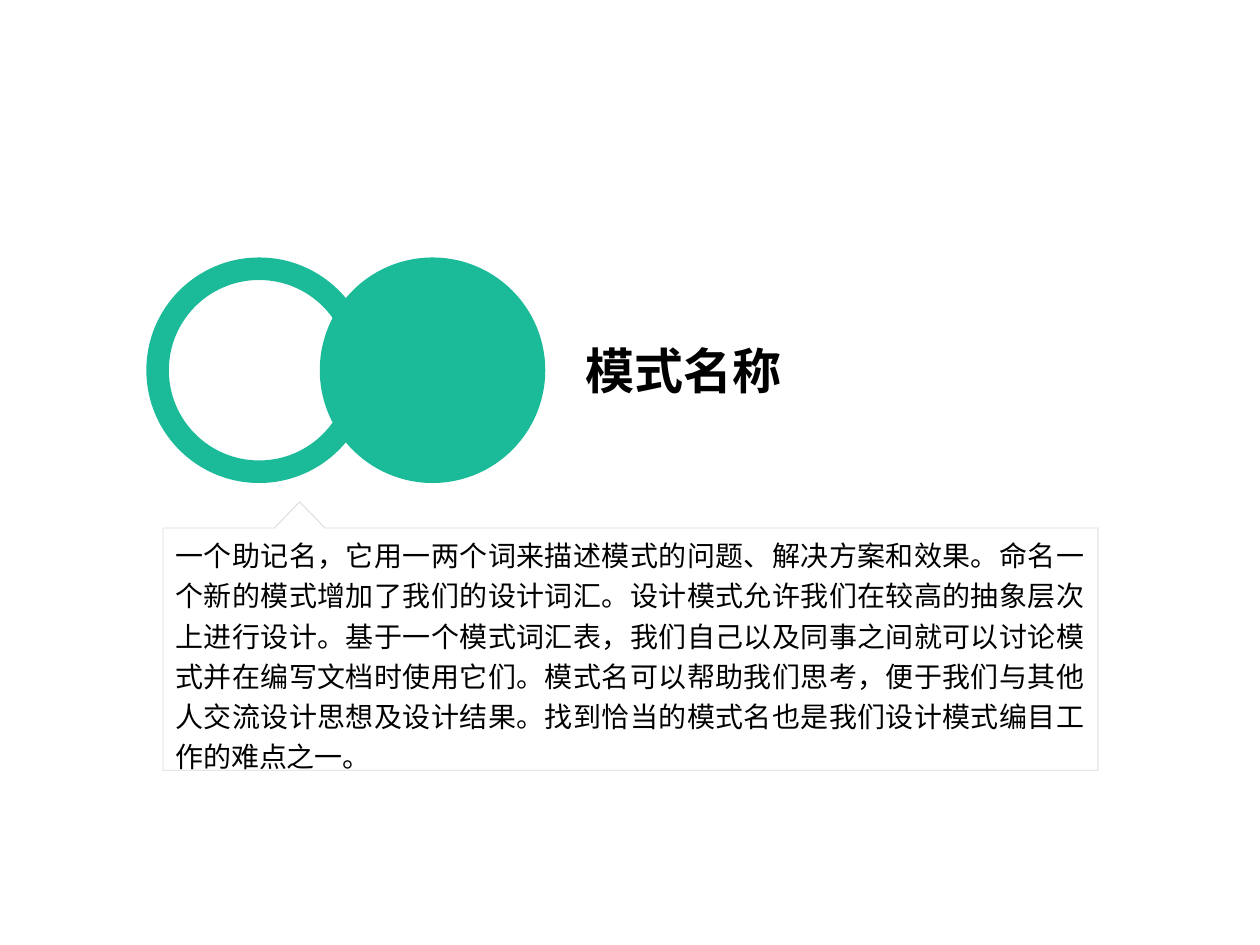
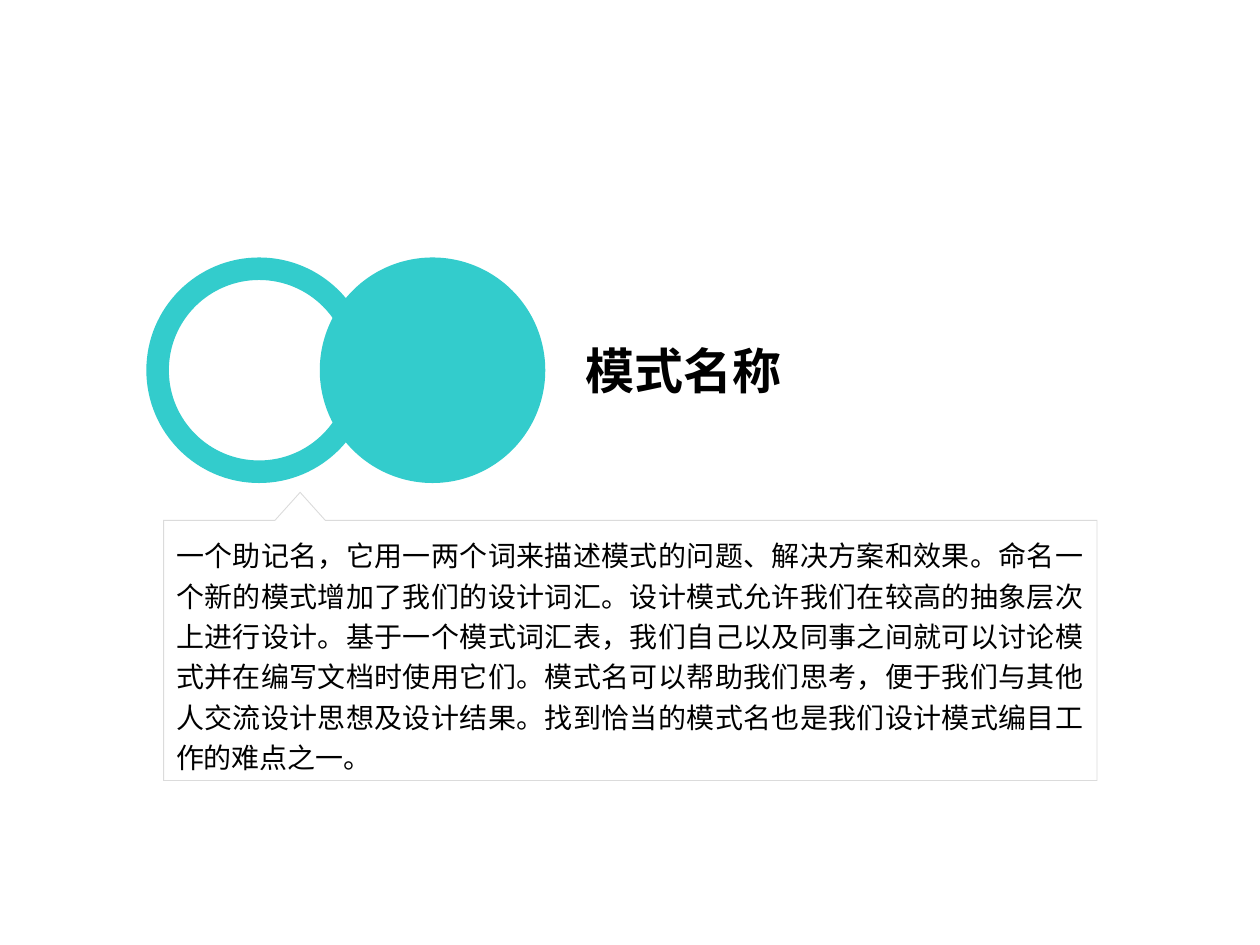
Before and after one commit to PlumpMath/DesignPattern-108, a slide deck: slide 4 of doc/Design Pattern.ppt. Drawn at 1260x945 pixels with LibreOffice and Linux fonts; fonts in the diff are those of the drawing. Boxes give left, top, right and bottom in pixels: in the first picture for what was removed or moved away, otherwise in the second. Text is boxed around its words. In the diff, an @@ line names an element or a change of style, - is before the commit and + after.

```diff
--- a/doc/Design Pattern.ppt
+++ b/doc/Design Pattern.ppt
@@ freeform shape at bbox=[146, 257, 372, 483]: fill #1BBB9A to #33CCCC @@
@@ ellipse at bbox=[320, 257, 546, 483]: fill #1BBB9A to #33CCCC @@
@@ freeform shape "一个助记名，它用一两个词来描述模式的问题、解决方案和效果。命名一个新的模式增加了我们的设计词汇。设计模式允许我们在较高的 ...": place and size @@
-freeform shape "一个助记名，它用一两个词来描述模式的问题、解决方案和效果。命名一个新的模式增加了我们的设计词汇。设计模式允许我们在较高的 ..." at bbox=[163, 501, 1097, 770]
+freeform shape "一个助记名，它用一两个词来描述模式的问题、解决方案和效果。命名一个新的模式增加了我们的设计词汇。设计模式允许我们在较高的 ..." at bbox=[164, 493, 1097, 781]
```
Also in this commit, not shown: 12 other slides changed.
